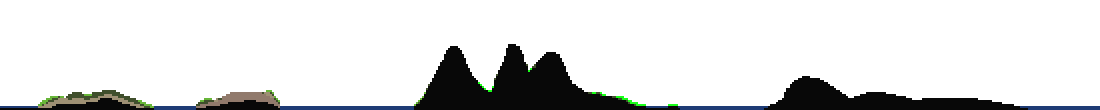
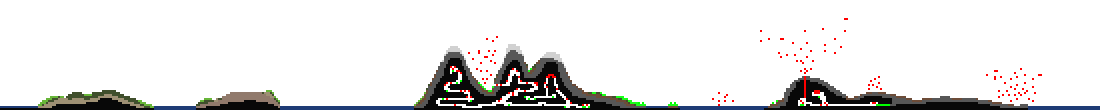
Layer changes from the first 1100×110 image to the second:
added layer "objects" above "terrain" over left=436, top=18, right=1042, bottom=108
painted on "terrain" over left=414, top=44, right=1028, bottom=108
painted on "nonbreakable terrain" over left=414, top=44, right=1028, bottom=108
